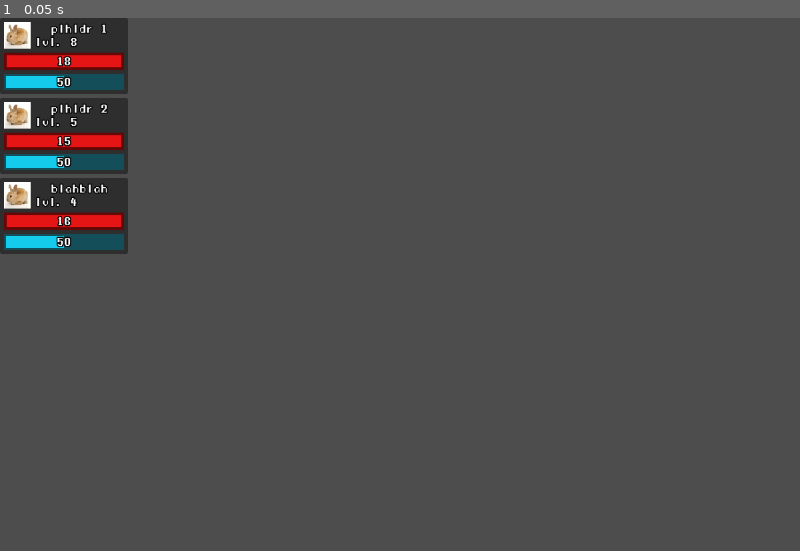
Above: before the commit, frame 1.
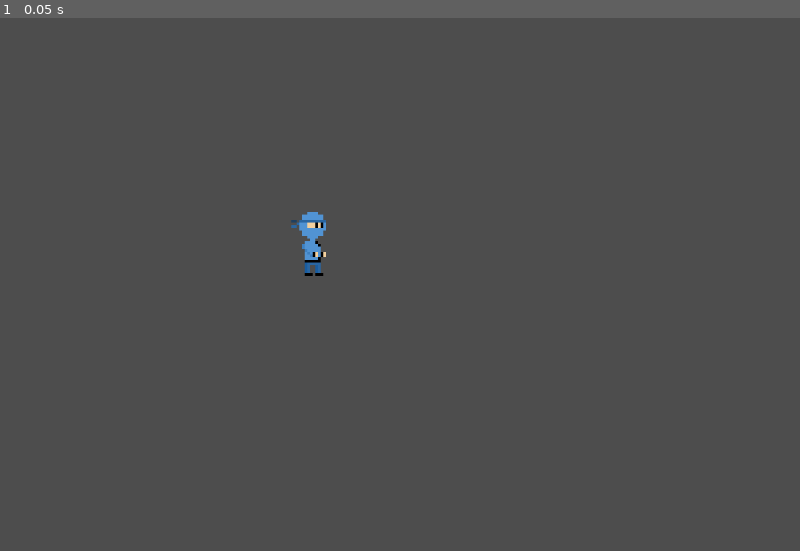
Above: after the commit, the same moment.

Repository: qwerty4u6/group-game
Game: Godot game, scene res://scenes/main.tscn
Two runs of this game, one before a commit and one after it. Both use one fixed random seed, a clock stepped at 60 frames per second and the inputs below.
Inputs:
- Up to frame 1 (0.05 s): no input

The runs differ from the first frame. In frame 1, 7.1% of the frame differs, in the area x 0-41%, y 0-49%.

Commit message:
did things

Diff:
--- a/scenes/battle.gd
+++ b/scenes/battle.gd
@@ -4,20 +4,29 @@
 	{
 		"name": "plhldr 1",
 		"level": 8,
+
 		"max_hp": 18,
+		"hp": 18,
 		"max_mana": 12,
+		"mana": 12,
 	},
 	{
 		"name": "plhldr 2",
 		"level": 5,
+
 		"max_hp": 15,
+		"hp": 15,
 		"max_mana": 10,
+		"mana": 10,
 	},
 	{
 		"name": "blahblah",
 		"level": 4,
+
 		"max_hp": 16,
+		"hp": 16,
 		"max_mana": 10,
+		"mana": 10,
 	}
 ]
 
@@ -27,6 +36,7 @@
 
 func _ready():
 	var i = 0
+	var offset = (806 - team_members.size() * 120) / 2
 	for member in team_members:
 		var disp = char_stat_display_scene.instantiate()
 		char_stat_displays.push_back(disp)
@@ -34,11 +44,9 @@
 
 		disp.get_node("NameLabel").text = member.name
 		disp.get_node("LevelLabel").text = "lvl. " + str(member.level)
-		var hp = member.max_hp
-		var hp_bar = disp.get_node("HealthBar")
-		hp_bar.max_value = hp
-		hp_bar.value = hp
-		hp_bar.get_node("Label").text = str(hp)
-		#disp.get_node("ManaBar/Label").text = str(member.max_mana)
-		disp.position.y = i * 120
+		disp.set_max_hp(member.max_hp)
+		disp.set_hp(member.hp)
+		disp.set_max_mana(member.max_mana)
+		disp.set_mana(member.mana)
+		disp.position = Vector2(6, offset + i * 120)
 		i += 1
--- a/scenes/char_stat_display.gd
+++ b/scenes/char_stat_display.gd
@@ -2,9 +2,25 @@
 
 var hp_bar
 var hp_label
+var mana_bar
+var mana_label
 
 func _ready():
 	hp_bar = $HealthBar
+	hp_label = hp_bar.get_node("Label")
+	mana_bar = $ManaBar
+	mana_label = mana_bar.get_node("Label")
 
-func change_hp(hp):
-	pass
+func set_max_hp(hp):
+	hp_bar.max_value = hp
+
+func set_hp(hp):
+	hp_bar.value = hp
+	hp_label.text = str(hp)
+
+func set_max_mana(mana):
+	mana_bar.max_value = mana
+
+func set_mana(mana):
+	mana_bar.value = mana
+	mana_label.text = str(mana)
--- a/scenes/char_stat_display.tscn
+++ b/scenes/char_stat_display.tscn
@@ -1,8 +1,11 @@
-[gd_scene load_steps=8 format=3 uid="uid://ckgui2apijnac"]
+[gd_scene load_steps=9 format=3 uid="uid://ckgui2apijnac"]
 
 [ext_resource type="Script" path="res://scenes/char_stat_display.gd" id="1_1g6ot"]
 [ext_resource type="FontFile" uid="uid://cc11lnvwh7ek2" path="res://resources/fonts/manaspace.ttf" id="1_ro625"]
 [ext_resource type="Texture2D" uid="uid://dadylq3c81588" path="res://resources/sprites/placeholder.png" id="2_jmd4n"]
+
+[sub_resource type="StyleBoxFlat" id="StyleBoxFlat_lcy4j"]
+bg_color = Color(0.101961, 0.101961, 0.101961, 1)
 
 [sub_resource type="StyleBoxFlat" id="StyleBoxFlat_wnmkl"]
 bg_color = Color(0.388235, 0.027451, 0.027451, 1)
@@ -29,6 +32,7 @@
 [node name="CharStatDisplay" type="Panel"]
 offset_right = 192.0
 offset_bottom = 114.0
+theme_override_styles/panel = SubResource("StyleBoxFlat_lcy4j")
 script = ExtResource("1_1g6ot")
 
 [node name="NameLabel" type="Label" parent="."]
--- a/scenes/main.gd
+++ b/scenes/main.gd
@@ -1,4 +1,5 @@
 extends Node
 
 func _ready():
-	get_tree().change_scene_to_file("res://scenes/battle.tscn")
+	pass
+	#get_tree().change_scene_to_file("res://scenes/battle.tscn")
--- a/scenes/main.tscn
+++ b/scenes/main.tscn
@@ -1,12 +1,78 @@
-[gd_scene load_steps=3 format=3 uid="uid://bt5pb1e8nqbra"]
+[gd_scene load_steps=12 format=3 uid="uid://bt5pb1e8nqbra"]
 
 [ext_resource type="Script" path="res://scenes/main.gd" id="1_iythu"]
+[ext_resource type="Texture2D" uid="uid://dqtpoe5bkwovu" path="res://resources/sprites/ninja idle.png" id="3_dotkp"]
 
-[sub_resource type="CompressedTexture2D" id="CompressedTexture2D_lcsbh"]
+[sub_resource type="AtlasTexture" id="AtlasTexture_k6eqq"]
+atlas = ExtResource("3_dotkp")
+region = Rect2(0, 0, 16, 24)
+
+[sub_resource type="AtlasTexture" id="AtlasTexture_5qr63"]
+atlas = ExtResource("3_dotkp")
+region = Rect2(16, 0, 16, 24)
+
+[sub_resource type="AtlasTexture" id="AtlasTexture_s1l2c"]
+atlas = ExtResource("3_dotkp")
+region = Rect2(32, 0, 16, 24)
+
+[sub_resource type="AtlasTexture" id="AtlasTexture_brhhp"]
+atlas = ExtResource("3_dotkp")
+region = Rect2(32, 24, 16, 24)
+
+[sub_resource type="AtlasTexture" id="AtlasTexture_g8p2o"]
+atlas = ExtResource("3_dotkp")
+region = Rect2(0, 24, 16, 24)
+
+[sub_resource type="AtlasTexture" id="AtlasTexture_x71rm"]
+atlas = ExtResource("3_dotkp")
+region = Rect2(16, 24, 16, 24)
+
+[sub_resource type="AtlasTexture" id="AtlasTexture_ghlcd"]
+atlas = ExtResource("3_dotkp")
+region = Rect2(0, 48, 16, 24)
+
+[sub_resource type="AtlasTexture" id="AtlasTexture_6dlw8"]
+atlas = ExtResource("3_dotkp")
+region = Rect2(16, 48, 16, 24)
+
+[sub_resource type="SpriteFrames" id="SpriteFrames_mxhlr"]
+animations = [{
+"frames": [{
+"duration": 1.0,
+"texture": SubResource("AtlasTexture_k6eqq")
+}, {
+"duration": 1.0,
+"texture": SubResource("AtlasTexture_5qr63")
+}, {
+"duration": 1.0,
+"texture": SubResource("AtlasTexture_s1l2c")
+}, {
+"duration": 1.0,
+"texture": SubResource("AtlasTexture_brhhp")
+}, {
+"duration": 1.0,
+"texture": SubResource("AtlasTexture_g8p2o")
+}, {
+"duration": 1.0,
+"texture": SubResource("AtlasTexture_x71rm")
+}, {
+"duration": 1.0,
+"texture": SubResource("AtlasTexture_ghlcd")
+}, {
+"duration": 1.0,
+"texture": SubResource("AtlasTexture_6dlw8")
+}],
+"loop": true,
+"name": &"idle",
+"speed": 8.0
+}]
 
 [node name="Main" type="Node"]
 script = ExtResource("1_iythu")
 
-[node name="Placeholder_png" type="Sprite2D" parent="."]
-position = Vector2(546, 338)
-texture = SubResource("CompressedTexture2D_lcsbh")
+[node name="AnimatedSprite2D" type="AnimatedSprite2D" parent="."]
+position = Vector2(469, 339)
+scale = Vector2(4, 4)
+sprite_frames = SubResource("SpriteFrames_mxhlr")
+animation = &"idle"
+frame_progress = 0.167376
